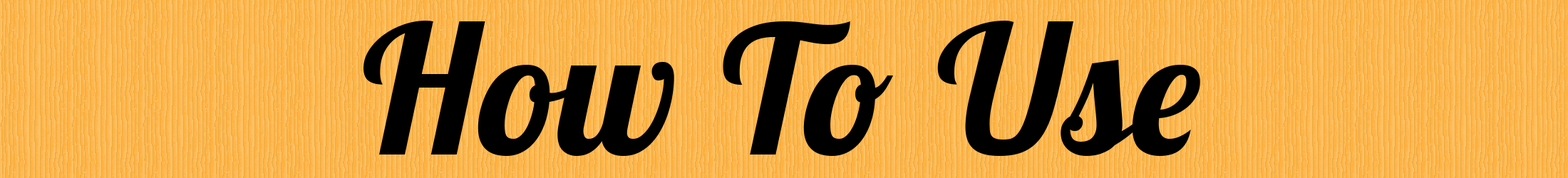
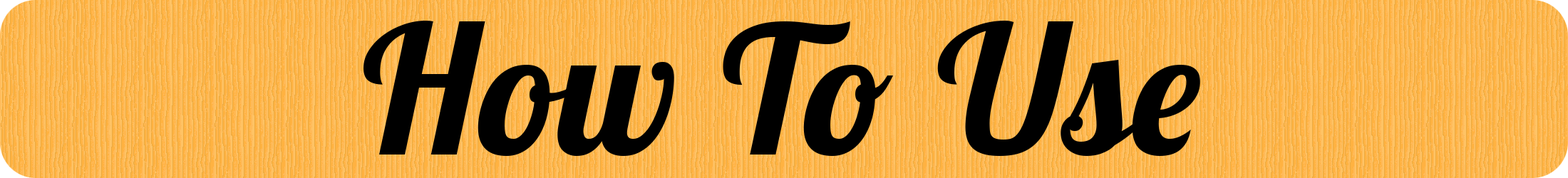
Layer changes from the first 1568x178 image to the second:
painted on "Background" over [0, 0, 1568, 178]
